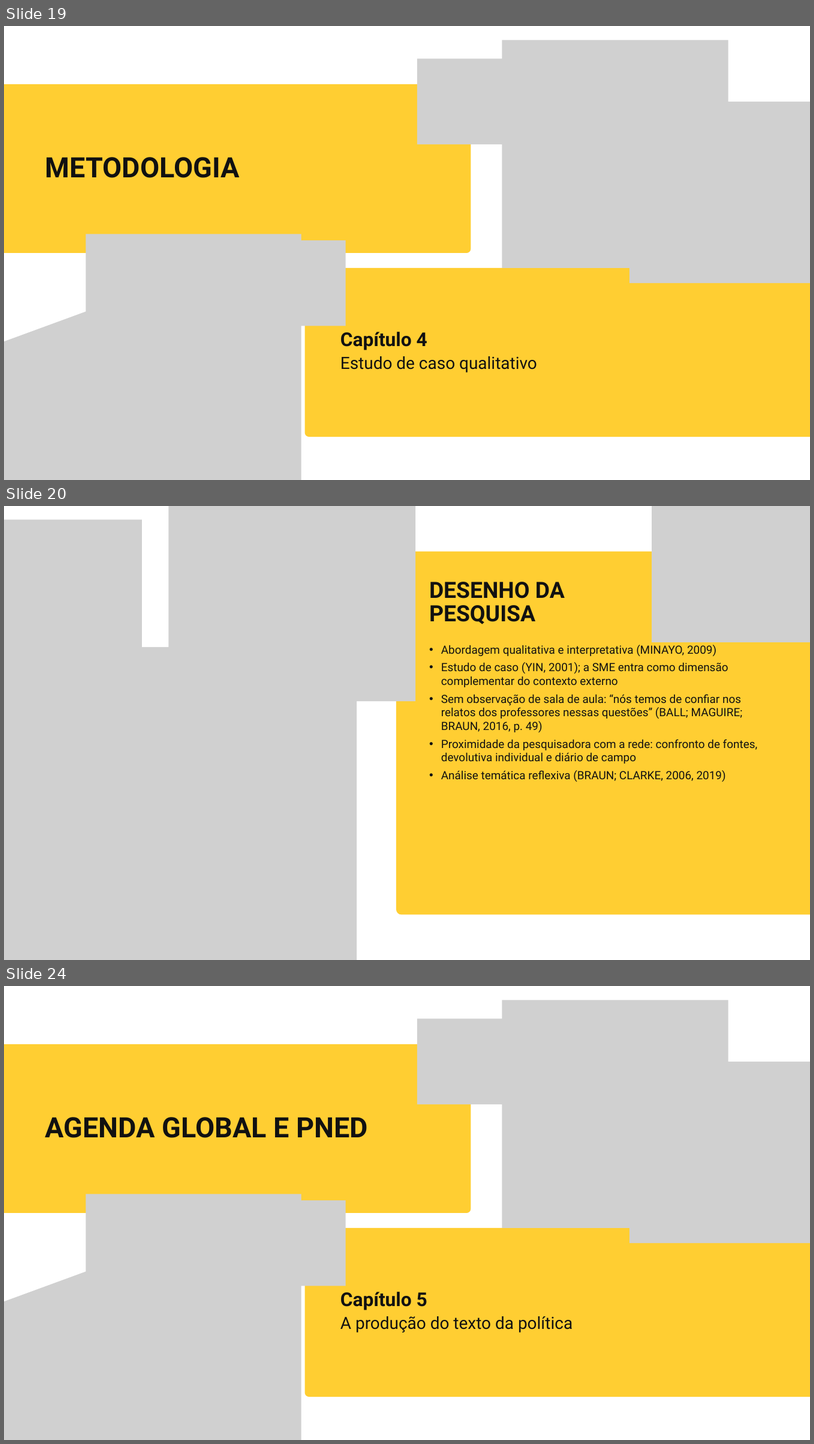
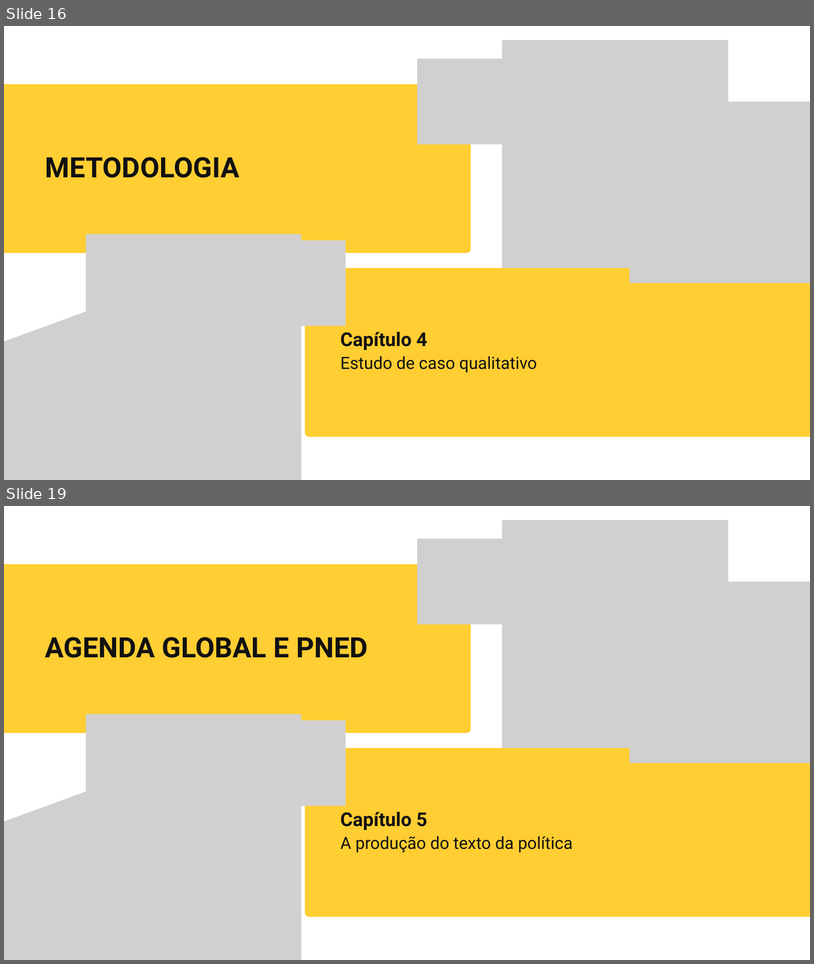
Before and after one commit to yzynya-beep/Tese, a slide deck: apresentacao_qualificacao/Qualificacao_PNED_Pipa.pptx. Shown one above the other, each under a label of ours: slides 19, 20 and 24 before the commit, slides 16 and 19 after it; the slides between them are not shown. The pictures are 814x1444 and 814x964 pixels, drawn with LibreOffice and Linux fonts; fonts in the diff are those of the drawing; grey boxes stand for pictures; background and template pictures are left out. Boxes give left, top, right and bottom in pixels: in the first picture for what was removed or moved away, otherwise in the second. Text is boxed around its words. In the diff, an @@ line names an element or a change of style, - is before the commit and + after.

```diff
--- a/apresentacao_qualificacao/Qualificacao_PNED_Pipa.pptx
+++ b/apresentacao_qualificacao/Qualificacao_PNED_Pipa.pptx
@@ slide 20 removed at (4,506,810,960), background picture (left out) @@
@@ picture removed at (4,520,142,701) @@
@@ picture removed at (168,506,416,701) @@
@@ picture removed at (652,506,810,642) @@
@@ freeform shape removed at (396,551,810,914) @@
@@ text removed at (429,582,565,624) @@
-DESENHO DA PESQUISA
@@ picture removed at (4,647,357,960) @@
@@ text removed at (441,645,758,781) @@
-• Abordagem qualitativa e interpretativa (MINAYO, 2009)
-• Estudo de caso (YIN, 2001); a SME entra como dimensão complementar do contexto externo
-• Sem observação de sala de aula: “nós temos de confiar nos relatos dos professores nessas questões” (BALL; MAGUIRE; BRAUN, 2016, p. 49)
-• Proximidade da pesquisadora com a rede: confronto de fontes, devolutiva individual e diário de campo
-• Análise temática reflexiva (BRAUN; CLARKE, 2006, 2019)
@@ what was slide 19 is now slide 16 @@
@@ what was slide 24 is now slide 19 @@
```
Also in this commit, not shown: 12 slides changed, 6 slides added, 10 other slides removed, 3 other files.
